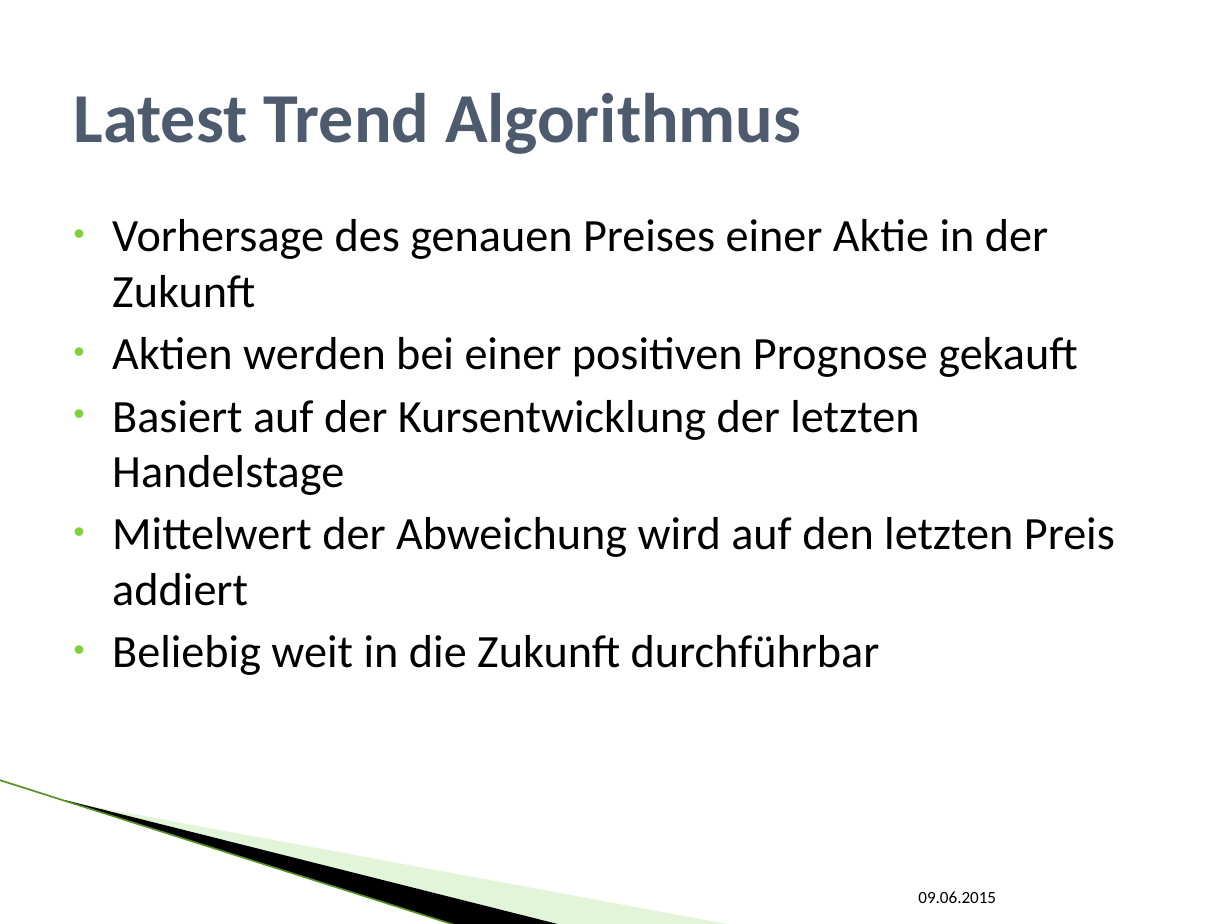
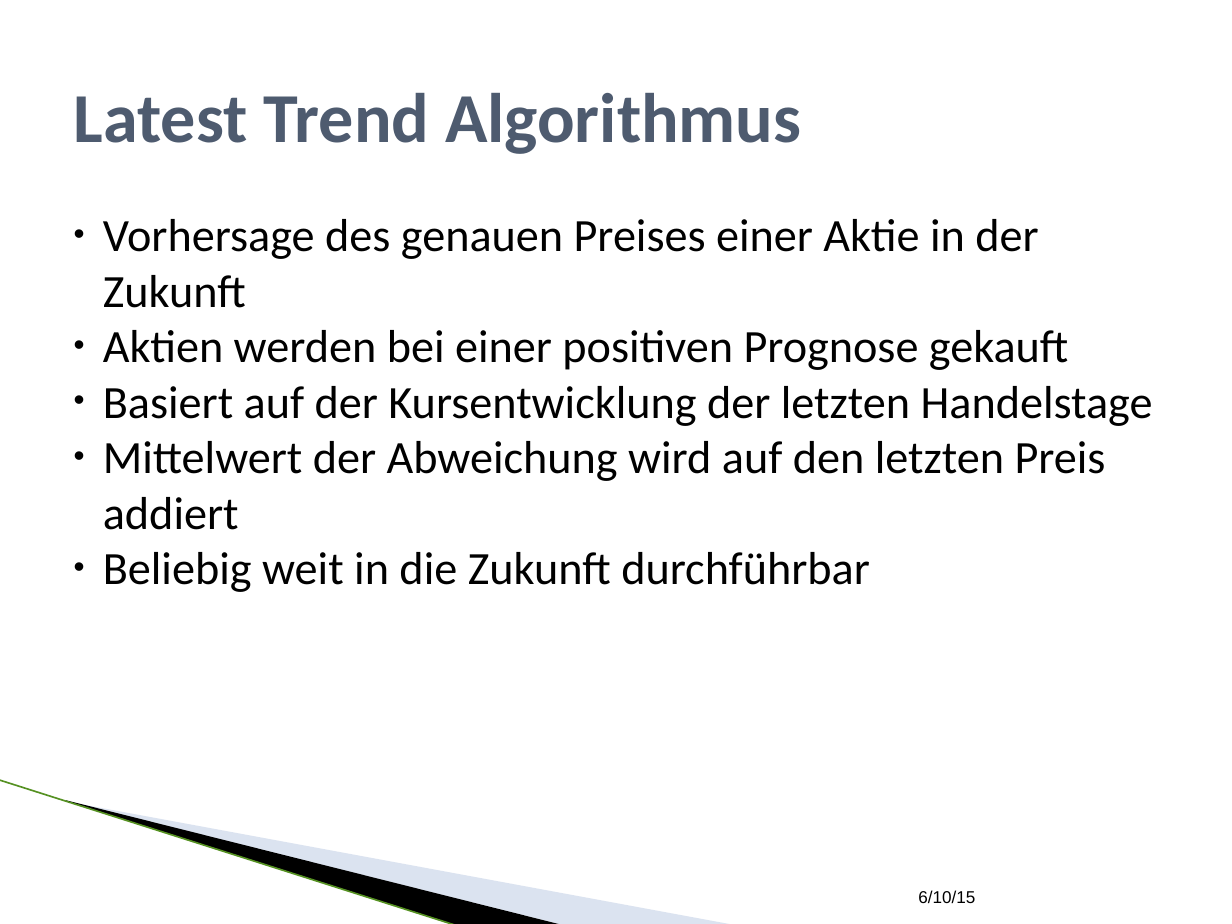
Before and after one commit to SEPSkyware6MM/StockForecast, a slide deck: slide 13 of ALR_Vortrag.pptx. Drawn at 1232x924 pixels with LibreOffice and Linux fonts; fonts in the diff are those of the drawing; background and template pictures are left out. Boxes give left, top, right and bottom in pixels: in the first picture for what was removed or moved away, otherwise in the second. Text is boxed around its words. In the diff, an @@ line names an element or a change of style, - is before the commit and + after.

```diff
--- a/ALR_Vortrag.pptx
+++ b/ALR_Vortrag.pptx
@@ text "Vorhersage des genauen Preises einer ..." at box(103, 219, 1153, 592): indent changed; less space between paragraphs @@
@@ line (0, 780) - (457, 924): stroke #B1E399 0.95 pt to #559122 0.96 pt @@
@@ freeform shape at box(65, 800, 563, 924): outline redrawn @@
@@ freeform shape at box(68, 801, 733, 924): fill #B8E7A1 at 40% opacity to #A7B9DB at 40% opacity @@
@@ text at box(918, 890, 975, 904): text changed; font Calibri to Arial @@
-09.06.2015
+6/10/15
```
Also in this commit, not shown: 15 other slides changed, 3 slides added, 1 slide removed.
